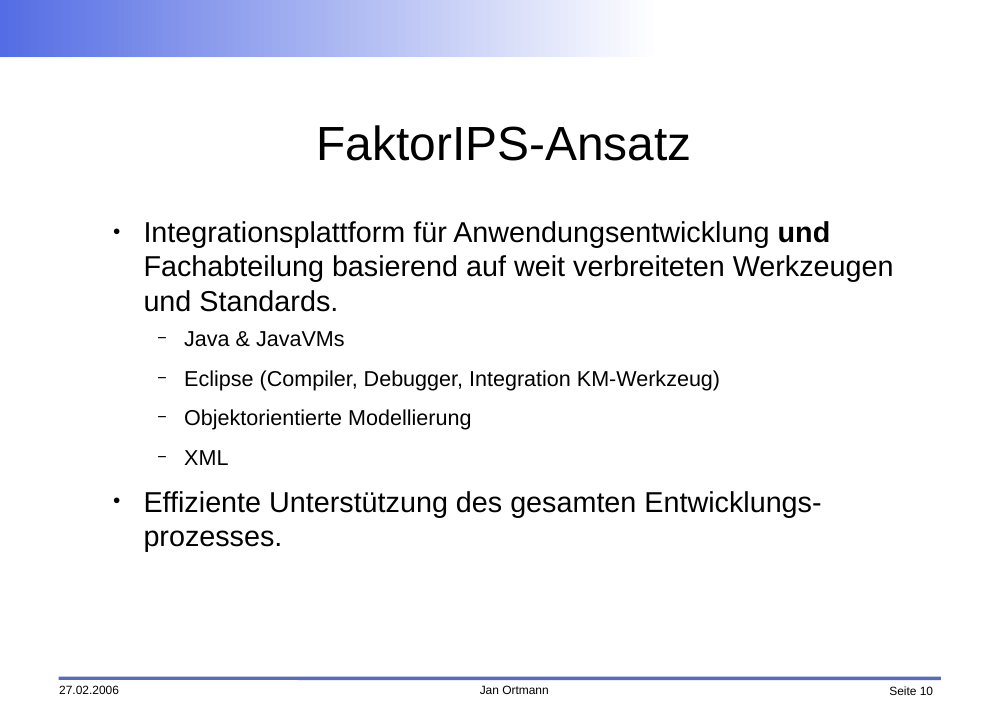
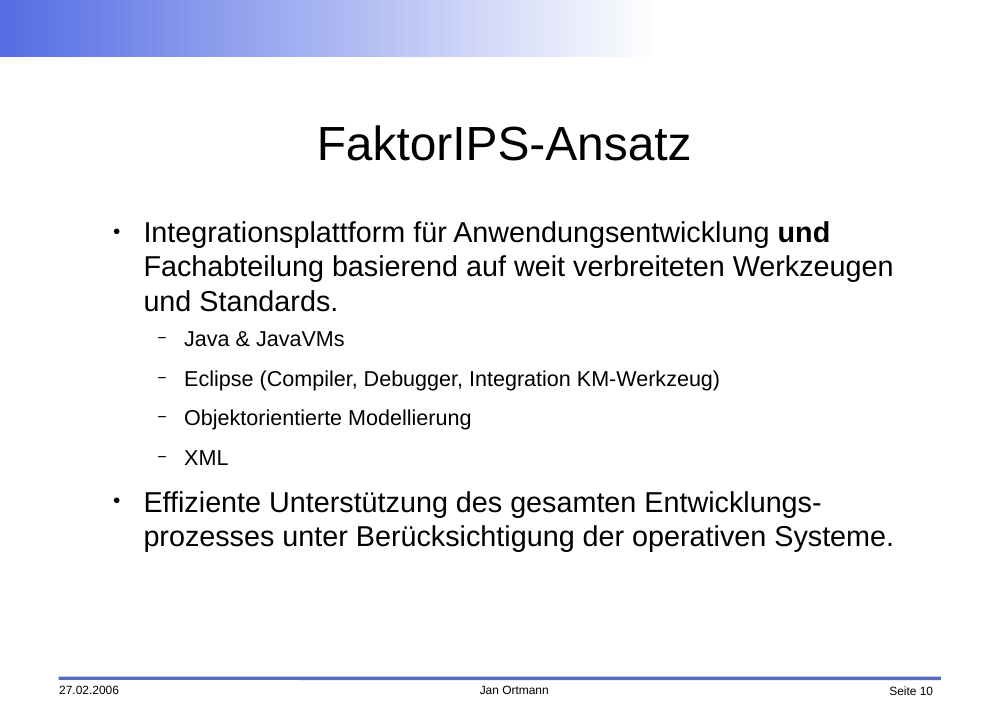
Before and after one commit to faktorips/faktorips.base, a slide deck: slide 10 of org.faktorips.doc/presentations/FaktorIPS-Grundlagen.odp. Drawn at 1008x713 pixels with LibreOffice and Linux fonts; fonts in the diff are those of the drawing; background and template pictures are left out. Boxes give left, top, right and bottom in pixels: in the first picture for what was removed or moved away, otherwise in the second. Text is boxed around its words. In the diff, an @@ line names an element or a change of style, - is before the commit and + after.

```diff
--- a/org.faktorips.doc/presentations/FaktorIPS-Grundlagen.odp
+++ b/org.faktorips.doc/presentations/FaktorIPS-Grundlagen.odp
@@ text at [144, 491, 894, 552]: text changed @@
-● Effiziente Unterstützung des gesamten Entwicklungs-prozesses.
+● Effiziente Unterstützung des gesamten Entwicklungs-prozesses unter Berücksichtigung der operativen Systeme.
```
Also in this commit, not shown: 5 other slides changed, 7 slides added, 6 slides removed, 2 other files.
